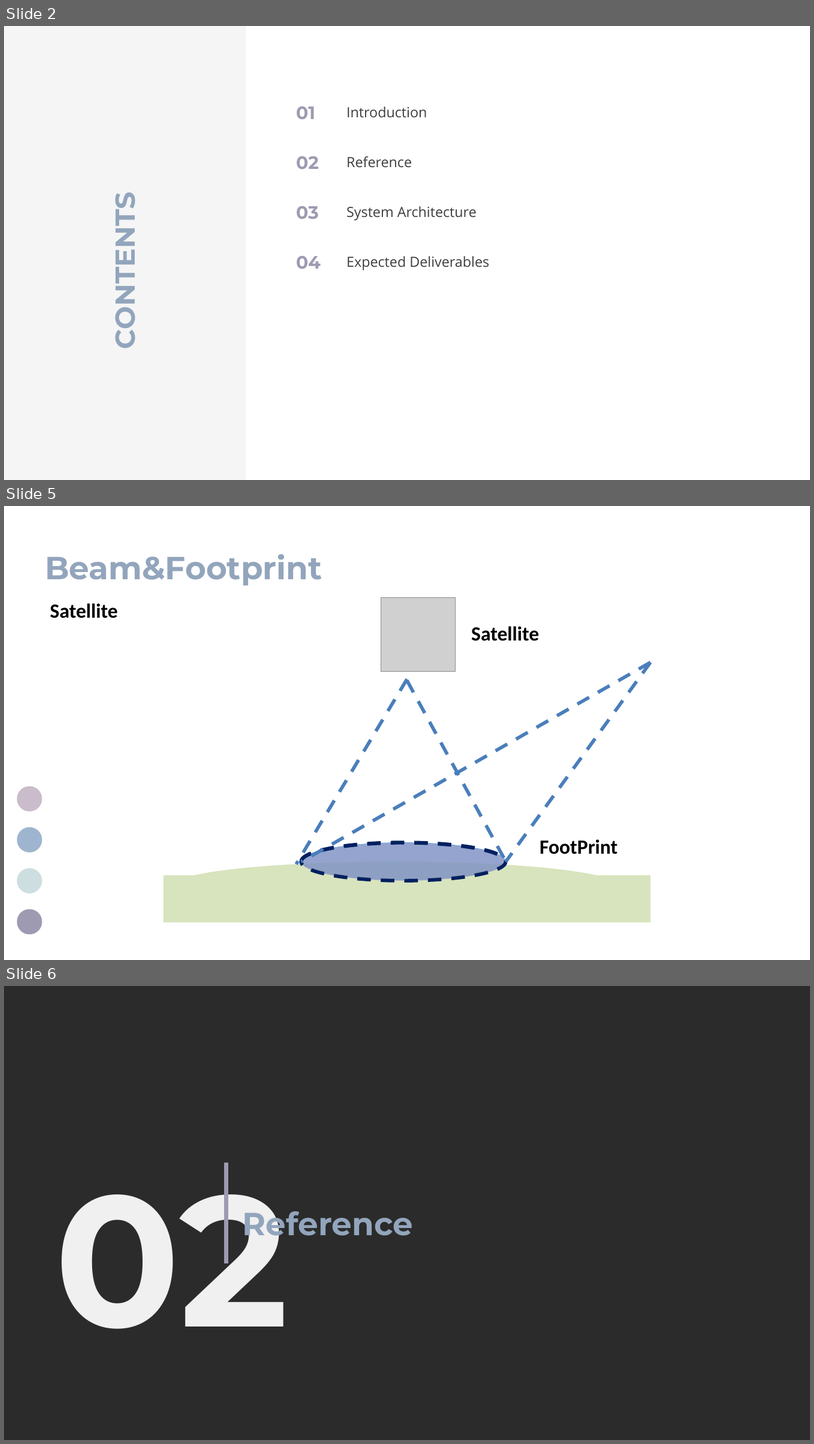
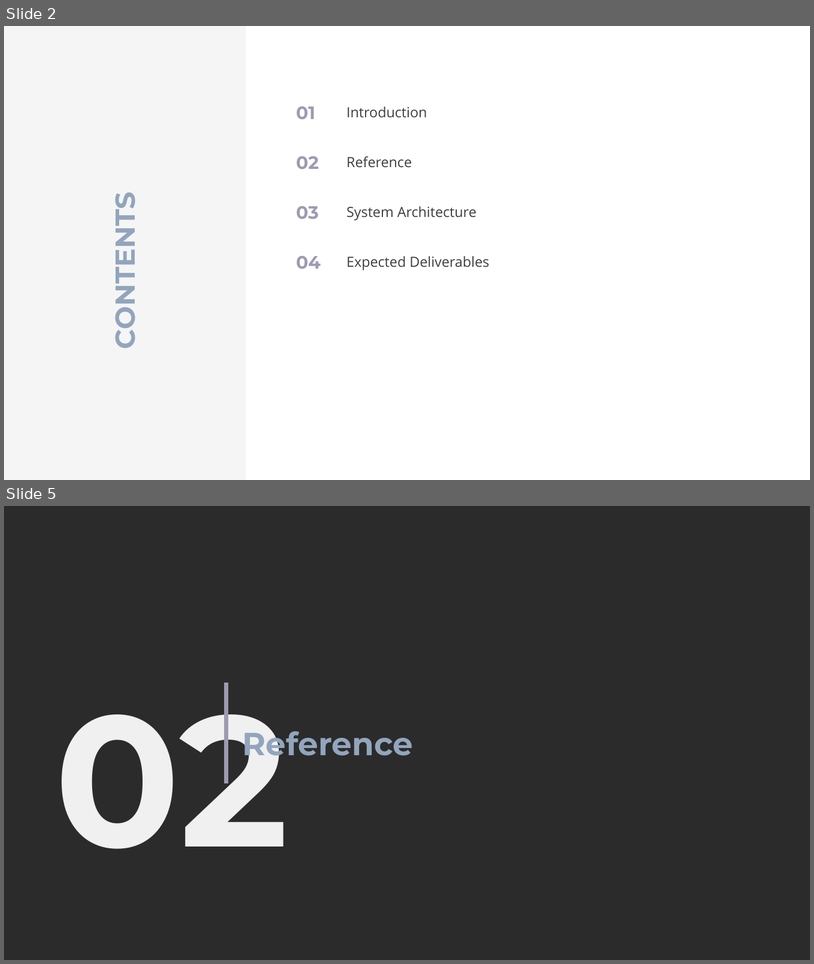
Before and after one commit to yuru1231/MWN-2026-M11502215-Lucy, a slide deck: A1-background/slides/MWN.pptx. Shown one above the other, each under a label of ours: slides 2, 5 and 6 before the commit, slides 2 and 5 after it; the slides between them are not shown. The pictures are 814x1444 and 814x964 pixels, drawn with LibreOffice and Linux fonts; fonts in the diff are those of the drawing; grey boxes stand for pictures; background and template pictures are left out; a plain dark background stands for a picture behind light text. Boxes give left, top, right and bottom in pixels: in the first picture for what was removed or moved away, otherwise in the second. Text is boxed around its words. In the diff, an @@ line names an element or a change of style, - is before the commit and + after.

```diff
--- a/A1-background/slides/MWN.pptx
+++ b/A1-background/slides/MWN.pptx
@@ slide 5 removed at <box>4,506,810,960</box>, background #FFFFFF @@
@@ text removed at <box>45,554,322,585</box> @@
-Beam&Footprint
@@ text removed at <box>50,603,118,618</box> @@
-Satellite
@@ picture removed at <box>381,597,455,672</box> @@
@@ text removed at <box>471,626,539,641</box> @@
-Satellite
@@ line removed from (651, 663) to (301, 862) @@
@@ line removed from (651, 663) to (506, 862) @@
@@ line removed from (407, 679) to (296, 864) @@
@@ line removed from (407, 680) to (506, 861) @@
@@ freeform shape removed at <box>17,786,42,811</box> @@
@@ freeform shape removed at <box>17,827,42,852</box> @@
@@ ellipse removed at <box>301,842,506,880</box> @@
@@ ellipse removed at <box>301,843,506,880</box> @@
@@ text removed at <box>540,839,618,854</box> @@
-FootPrint
@@ ellipse removed at <box>174,861,617,909</box> @@
@@ freeform shape removed at <box>17,868,42,892</box> @@
@@ rectangle removed at <box>164,875,651,922</box> @@
@@ freeform shape removed at <box>17,909,42,934</box> @@
@@ what was slide 6 is now slide 5 @@
```
Also in this commit, not shown: 4 slides changed, 5 slides added, 3 other slides removed, 4 other files.
